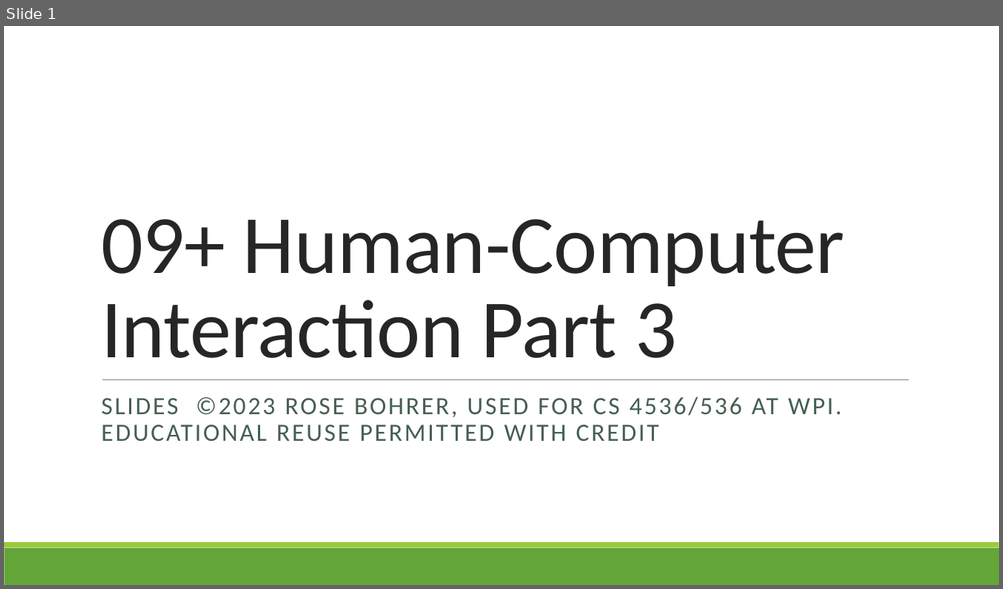
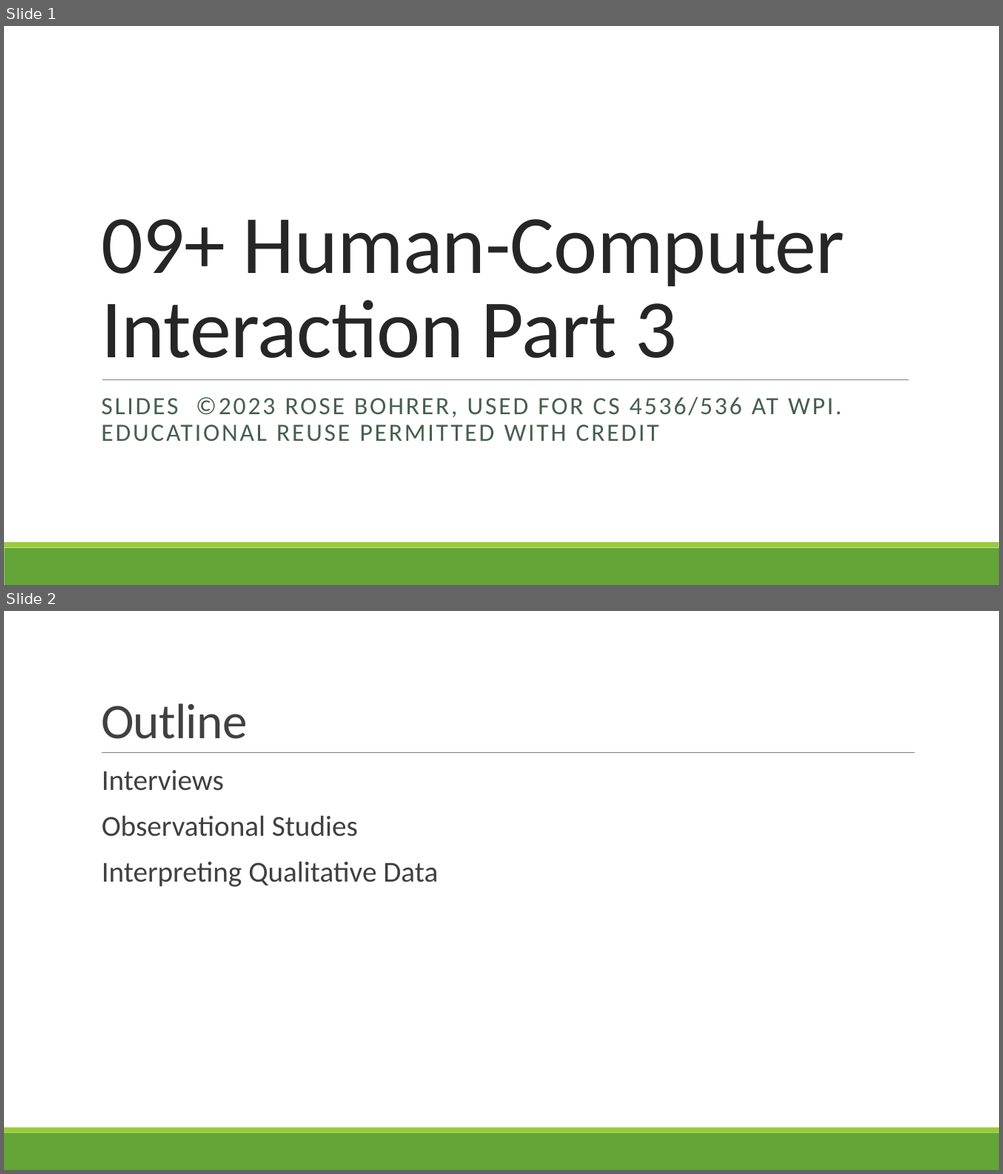
Before and after one commit to rbohrer/pl-course, a slide deck: LectureSlides/09Design3.pptx. Shown one above the other, each under a label of ours: slide 1 before the commit, slides 1 and 2 after it. The pictures are 1003x589 and 1003x1174 pixels, drawn with LibreOffice and Linux fonts; fonts in the diff are those of the drawing. Boxes give left, top, right and bottom in pixels: in the first picture for what was removed or moved away, otherwise in the second. Text is boxed around its words. In the diff, an @@ line names an element or a change of style, - is before the commit and + after.

```diff
--- a/LectureSlides/09Design3.pptx
+++ b/LectureSlides/09Design3.pptx
@@ slide 2 added at bbox=[4, 611, 999, 1170], background #FFFFFF; not listed: 2 template elements that a slide beside it also shows @@
@@ title added at bbox=[101, 703, 247, 739], 48 pt, text #404040 @@
+Outline
@@ line added from (102, 753) to (915, 753), #808080 0.5 pt @@
@@ text added at bbox=[102, 770, 438, 887], 28 pt, text #404040 @@
+  Interviews
+  Observational Studies
+  Interpreting Qualitative Data
```
Also in this commit, not shown: 10 other slides added.
